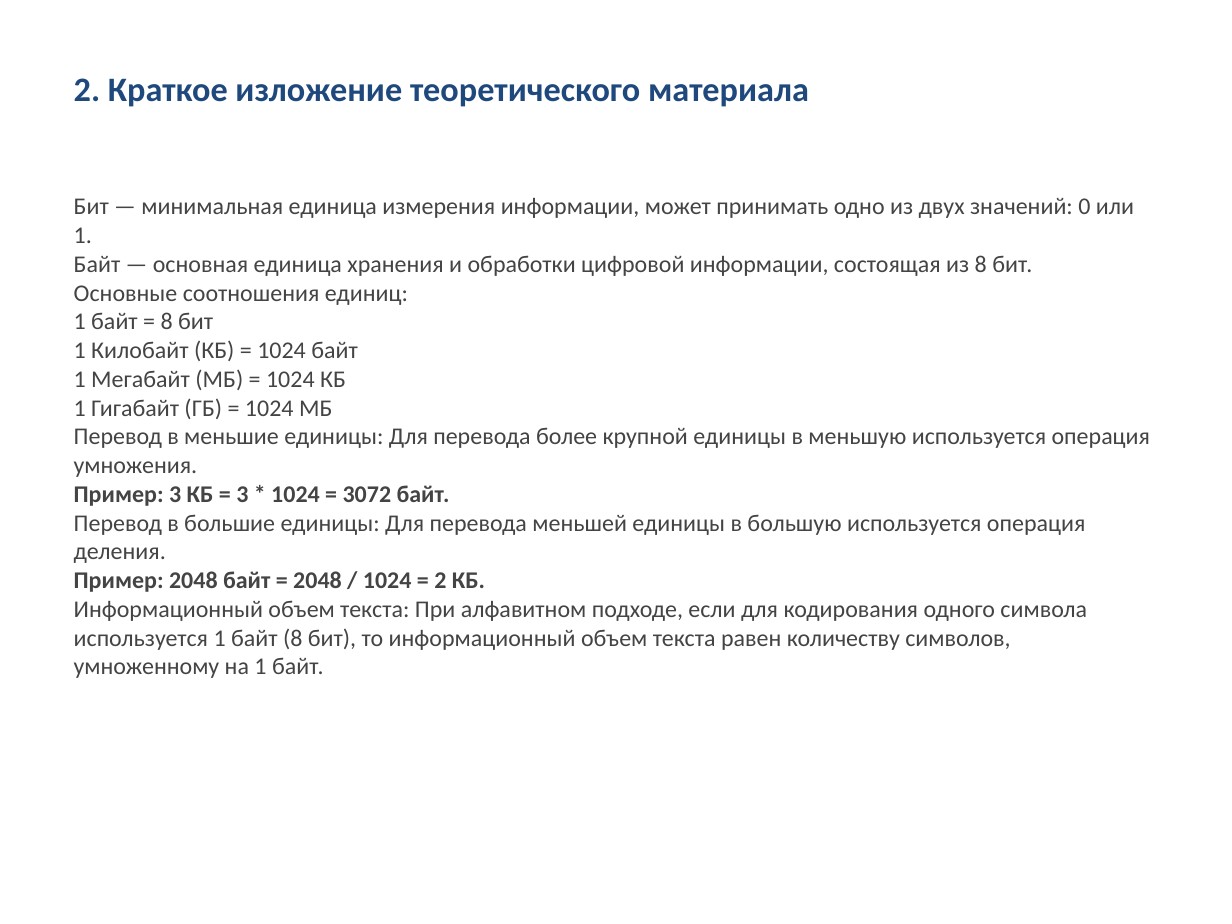
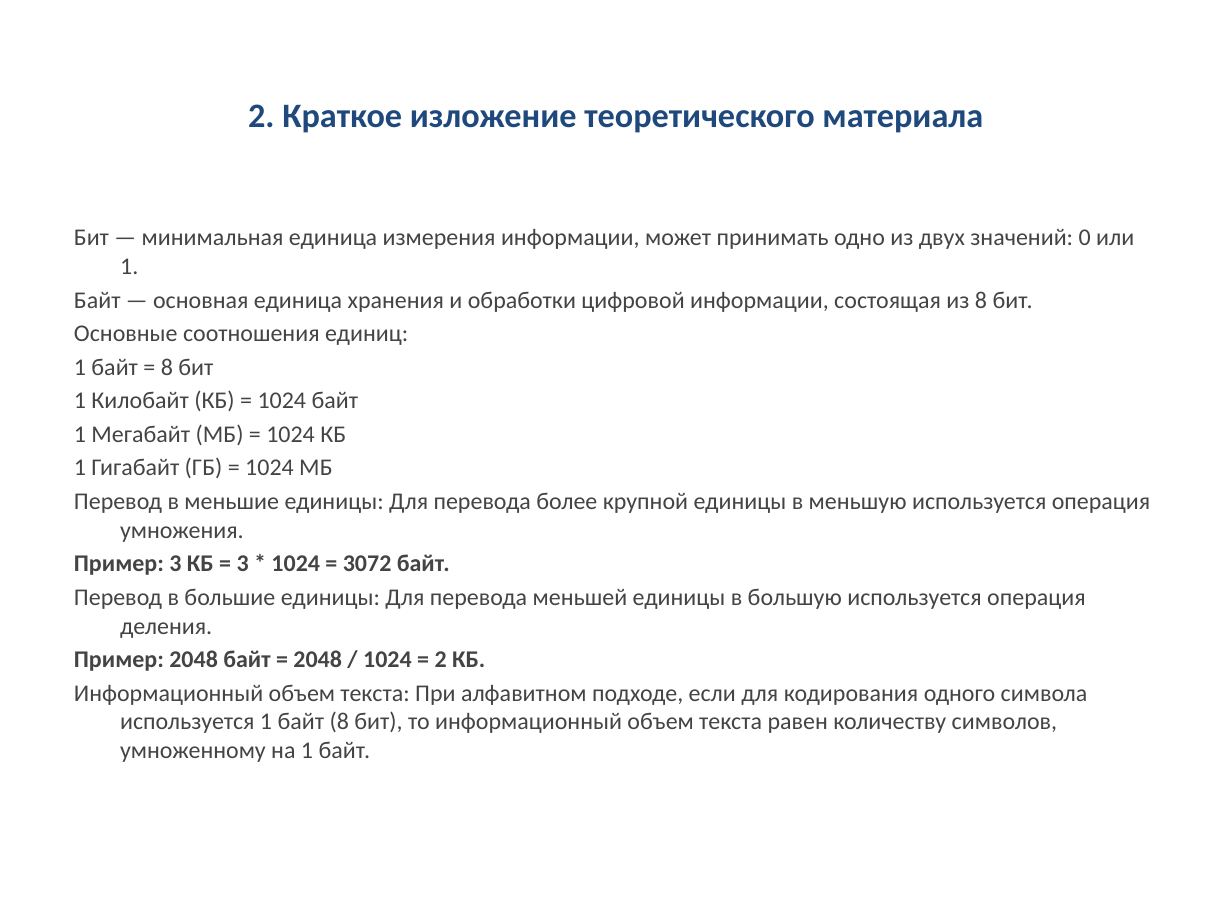
Before and after one commit to tantarin/prezentations, a slide deck: slide 3 of presentations/presentation_01_Практическая_работа_1_Информация_Объем_информации_Единицы_измерения_информации.pptx. Drawn at 1232x924 pixels with LibreOffice and Linux fonts; fonts in the diff are those of the drawing. Boxes give left, top, right and bottom in pixels: in the first picture for what was removed or moved away, otherwise in the second. Text is boxed around its words. In the diff, an @@ line names an element or a change of style, - is before the commit and + after.

```diff
--- a/presentations/presentation_01_Практическая_работа_1_Информация_Объем_информации_Единицы_измерения_информации.pptx
+++ b/presentations/presentation_01_Практическая_работа_1_Информация_Объем_информации_Единицы_измерения_информации.pptx
@@ title "2. Краткое изложение теоретического материала": place and size @@
-title "2. Краткое изложение теоретического материала" at bbox=[74, 78, 809, 107]
+title "2. Краткое изложение теоретического материала" at bbox=[248, 104, 983, 133]
@@ title "2. Краткое изложение теоретического материала" at bbox=[248, 104, 983, 133]: alignment left to centre; vertical alignment top to middle @@
@@ text "Бит — минимальная единица измерения ...": place and size @@
-text "Бит — минимальная единица измерения ..." at bbox=[74, 198, 1150, 678]
+text "Бит — минимальная единица измерения ..." at bbox=[74, 229, 1150, 762]
@@ text "Бит — минимальная единица измерения ..." at bbox=[74, 229, 1150, 762]: indent changed; more space between paragraphs @@
```
Also in this commit, not shown: 5 other slides changed, 18 other files.
